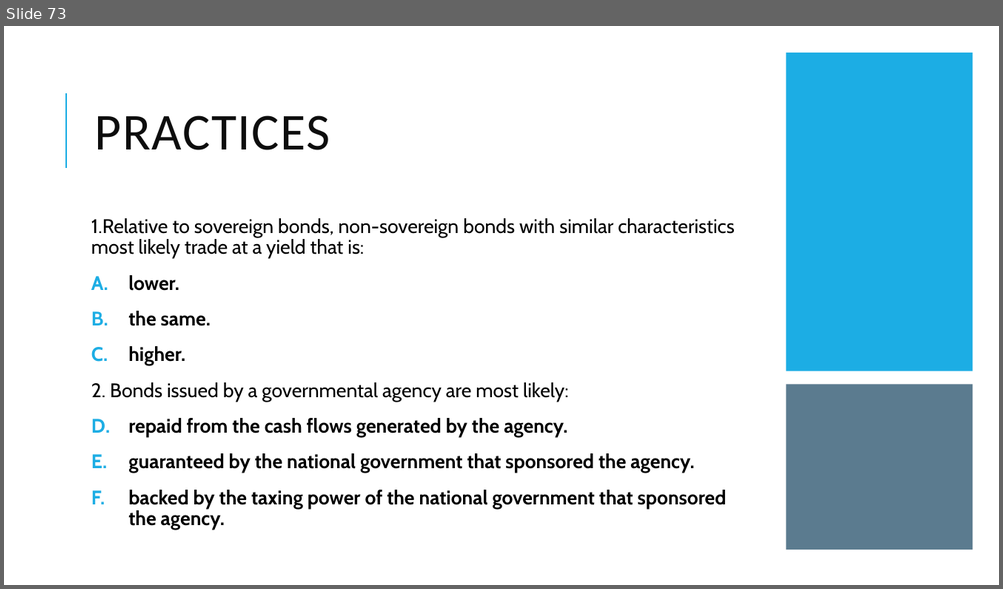
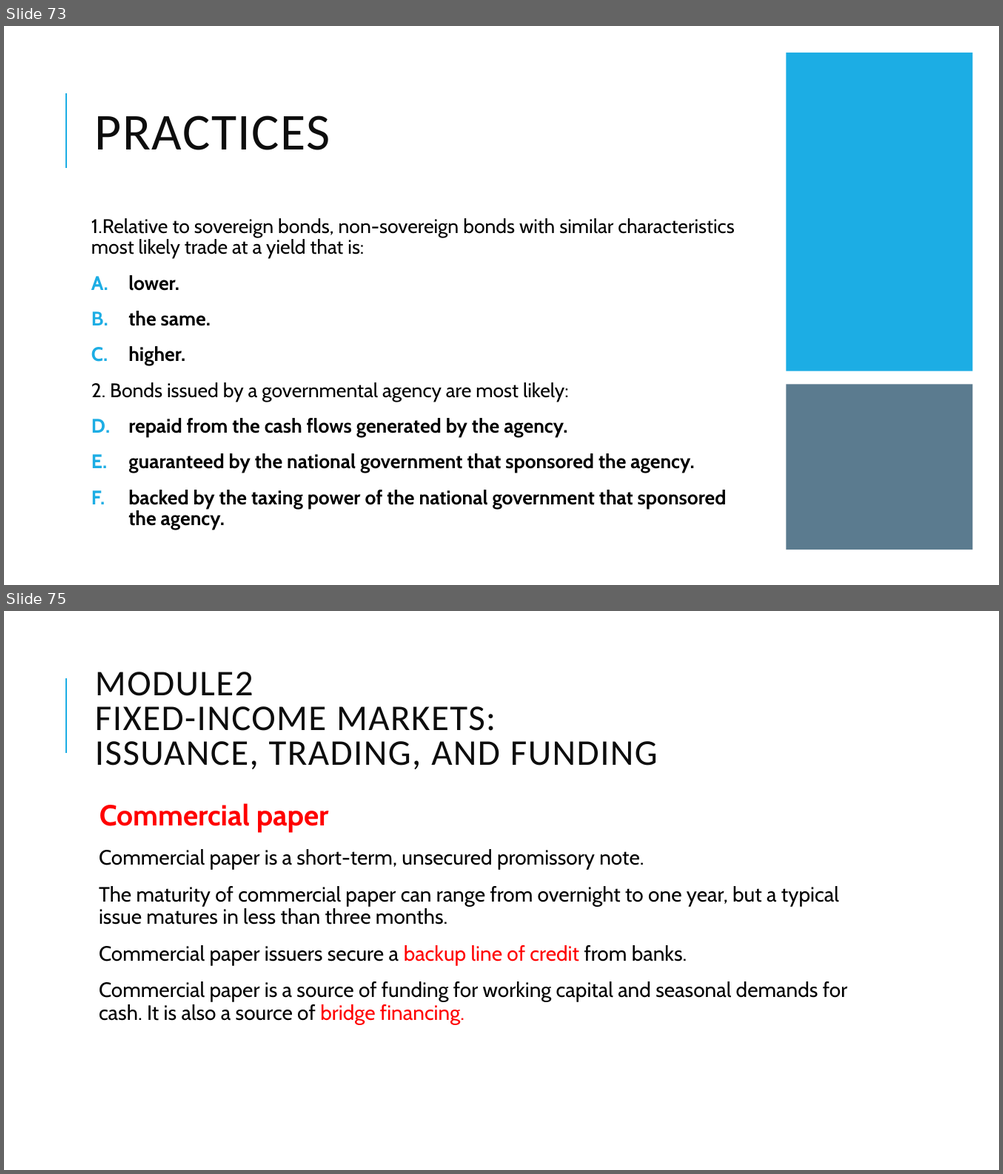
Before and after one commit to Isco0530/data, a slide deck: Fixed Income.pptx. Shown one above the other, each under a label of ours: slide 73 before the commit, slides 73 and 75 after it; the slides between them are not shown. The pictures are 1003x589 and 1003x1174 pixels, drawn with LibreOffice and Linux fonts; fonts in the diff are those of the drawing. Boxes give left, top, right and bottom in pixels: in the first picture for what was removed or moved away, otherwise in the second. Text is boxed around its words. In the diff, an @@ line names an element or a change of style, - is before the commit and + after.

```diff
--- a/Fixed Income.pptx
+++ b/Fixed Income.pptx
@@ slide 75 added at <box>4,611,999,1170</box>, background #FFFFFF; not listed: 1 template element that a slide beside it also shows @@
@@ title added at <box>95,672,657,769</box>, 35 pt, text #0D0D0D @@
+MODULE2
+FIXED-INCOME MARKETS:
+ISSUANCE, TRADING, AND FUNDING
@@ text added at <box>99,803,847,1025</box>, 20 pt, text #000000 @@
+  Commercial paper
+  Commercial paper is a short-term, unsecured promissory note.
+  The maturity of commercial paper can range from overnight to one year, but a typical issue matures in less than three months.
+  Commercial paper issuers secure a backup line of credit from banks.
+  Commercial paper is a source of funding for working capital and seasonal demands for cash. It is also a source of bridge financing.
```
Also in this commit, not shown: 6 other slides added.
